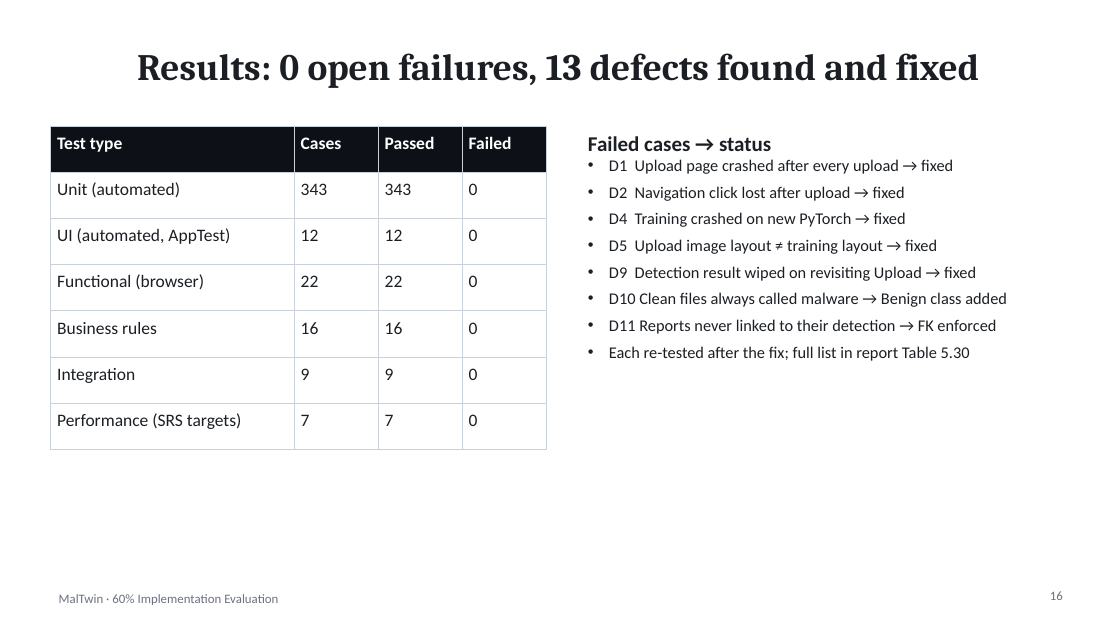
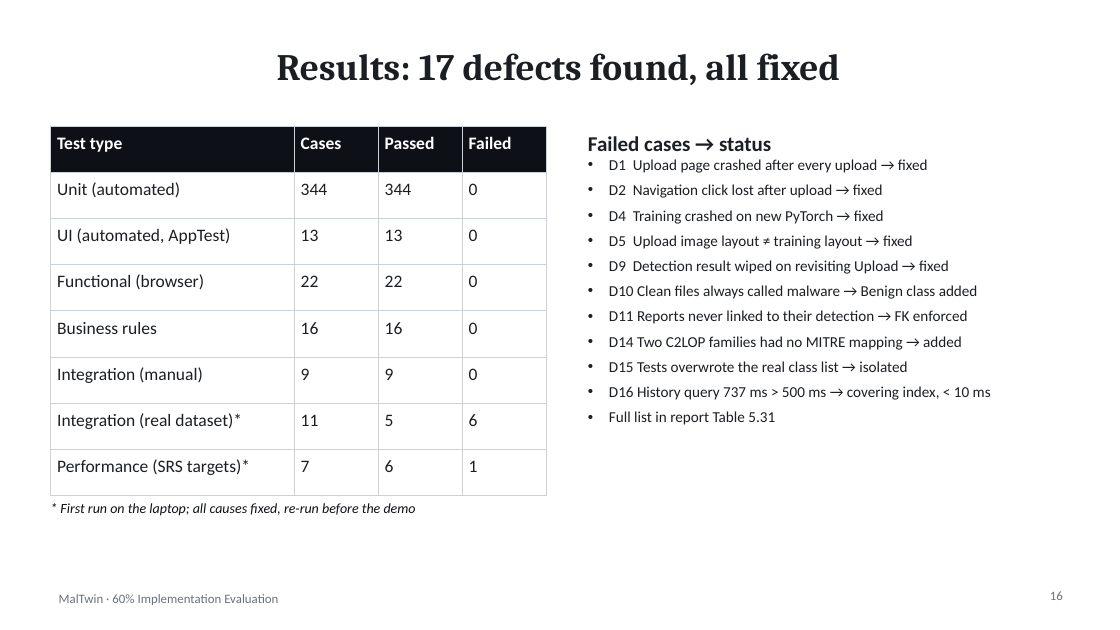
Before and after one commit to imanfatimadocx/MalTwin, a slide deck: slide 16 of docs/MalTwin_60pct_Evaluation.pptx. Drawn at 1120x630 pixels with LibreOffice and Linux fonts; fonts in the diff are those of the drawing. Boxes give left, top, right and bottom in pixels: in the first picture for what was removed or moved away, otherwise in the second. Text is boxed around its words. In the diff, an @@ line names an element or a change of style, - is before the commit and + after.

```diff
--- a/docs/MalTwin_60pct_Evaluation.pptx
+++ b/docs/MalTwin_60pct_Evaluation.pptx
@@ title at (277, 53, 840, 85): text changed @@
-Results: 0 open failures, 13 defects found and fixed
+Results: 17 defects found, all fixed
@@ table at (50, 126, 546, 479) @@
-row 2, column 2: 343
+row 2, column 2: 344
-row 2, column 3: 343
+row 2, column 3: 344
-row 3, column 2: 12
+row 3, column 2: 13
-row 3, column 3: 12
+row 3, column 3: 13
-row 6: Integration | 9 | 9 | 0
-row 7: Performance (SRS targets) | 7 | 7 | 0
+row 6: Integration (manual) | 9 | 9 | 0
+row 7: Integration (real dataset)* | 11 | 5 | 6
+row 8: Performance (SRS targets)* | 7 | 6 | 1
@@ text at (609, 159, 978, 324): size 14 to 13 pt in "D1 Upload page crashed after every upload ...", "D2 Navigation click lost after upload → ...", "D4 Training crashed on new PyTorch → ...", "D5 Upload image layout ≠ training layout ..." and 3 more places @@
@@ text at (609, 336, 991, 425): text changed; size 14 to 13 pt @@
-• Each re-tested after the fix; full list in report Table 5.30
+• D14 Two C2LOP families had no MITRE mapping → added
+• D15 Tests overwrote the real class list → isolated
+• D16 History query 737 ms > 500 ms → covering index, < 10 ms
+• Full list in report Table 5.31
@@ text added at (60, 503, 416, 516), 12 pt, text #0D1117, italic @@
+* First run on the laptop; all causes fixed, re-run before the demo
```
Also in this commit, not shown: 4 other slides changed, 1 slide added, 12 other files.
